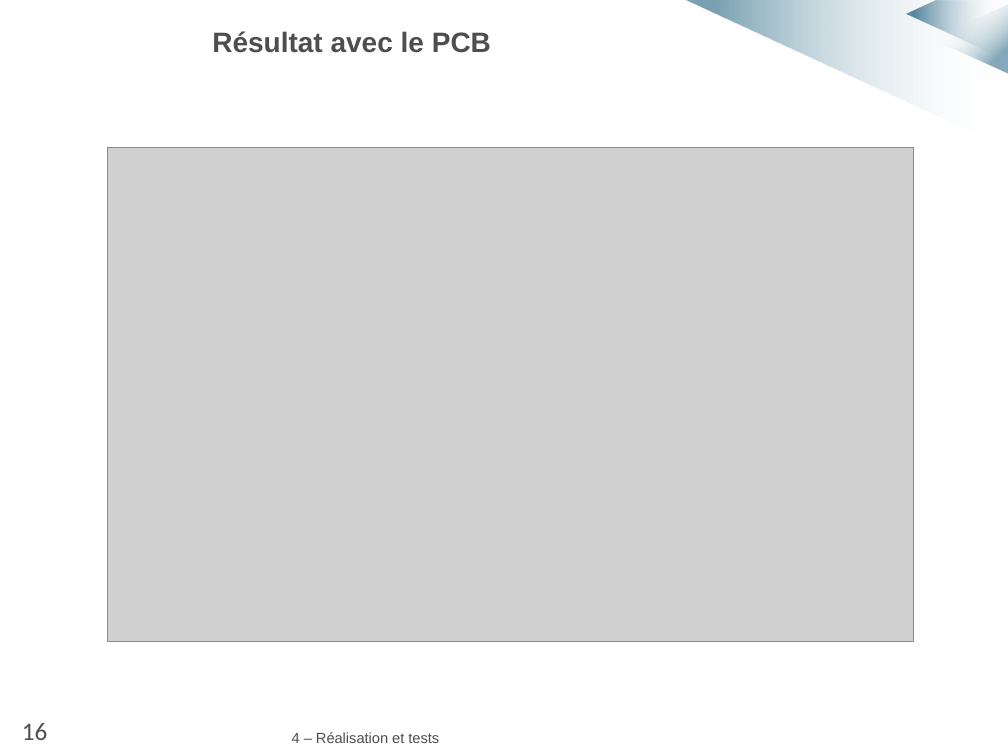
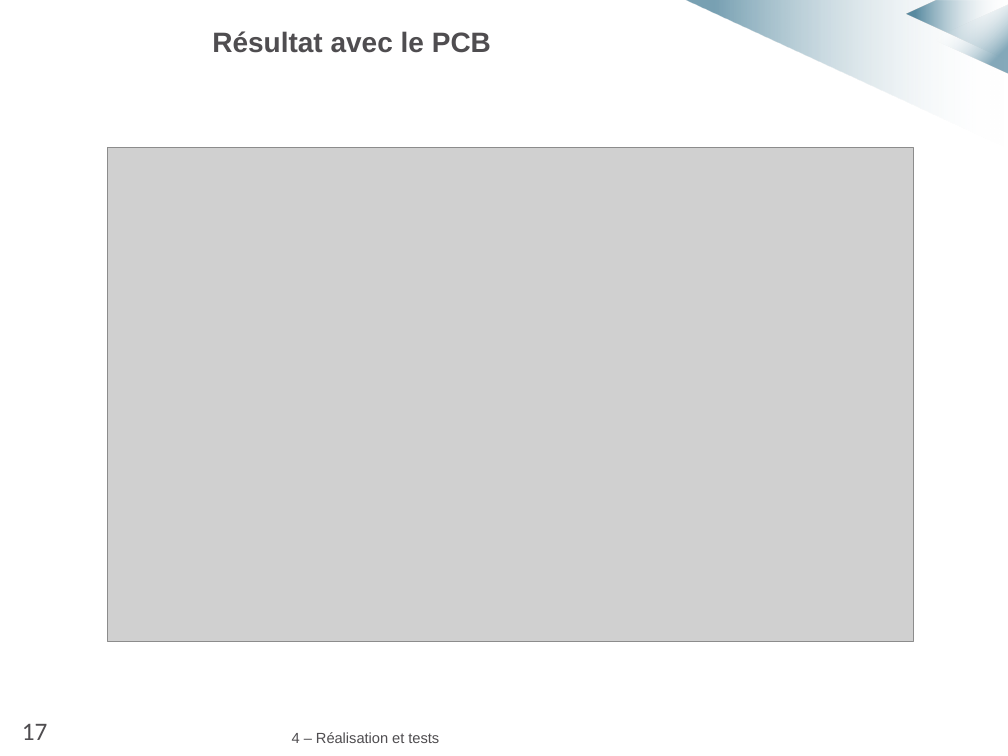
Before and after one commit to MarvynPannetier/ACSinternship, a slide deck: slide 18 of Diapo_soutenance_anim.pptx (slide 17 before the commit). Drawn at 1008x756 pixels with LibreOffice and Linux fonts; fonts in the diff are those of the drawing; grey boxes stand for pictures; background and template pictures are left out. Boxes give left, top, right and bottom in pixels: in the first picture for what was removed or moved away, otherwise in the second. Text is boxed around its words. In the diff, an @@ line names an element or a change of style, - is before the commit and + after.

```diff
--- a/Diapo_soutenance_anim.pptx
+++ b/Diapo_soutenance_anim.pptx
@@ text at (22,724,48,740): text changed @@
-16
+17
```
Also in this commit, not shown: 15 other slides changed, 3 slides added, 1 slide removed, 1 other file.
